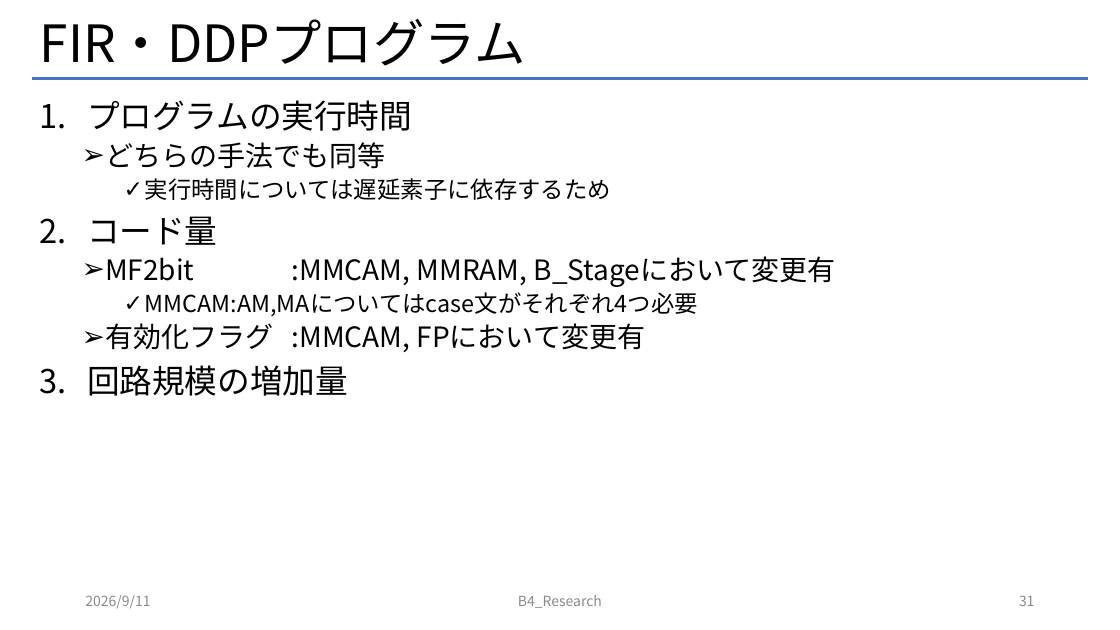
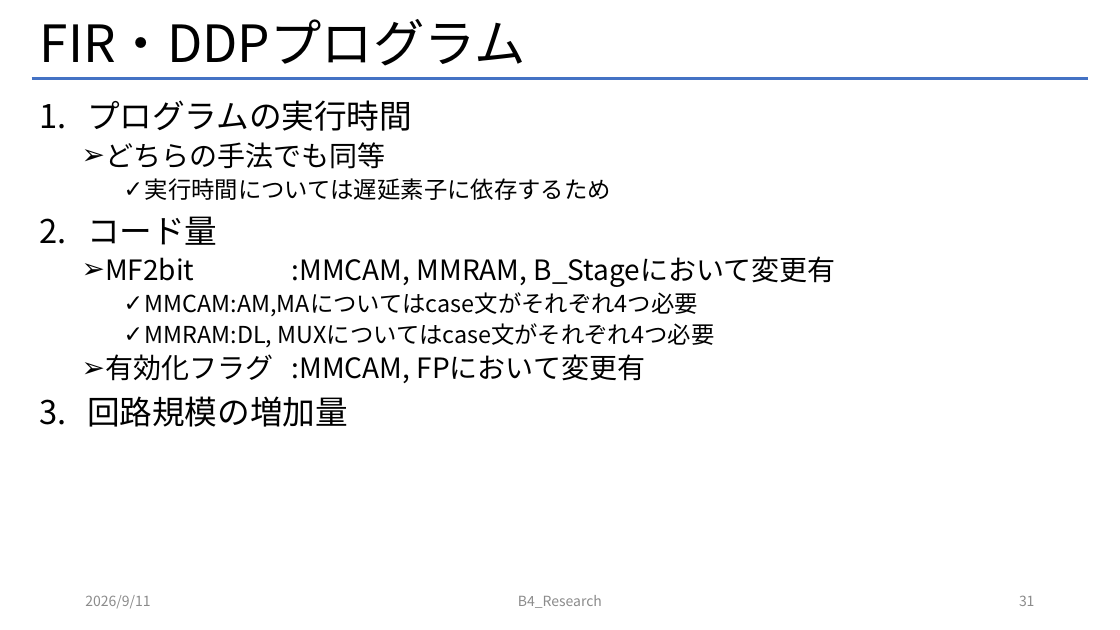
Before and after one commit to Mattya009/SuperScalar_DDP, a slide deck: slide 31 of DDP_SuperScalar.pptx. Drawn at 1120x630 pixels with LibreOffice and Linux fonts; fonts in the diff are those of the drawing. Boxes give left, top, right and bottom in pixels: in the first picture for what was removed or moved away, otherwise in the second. Text is boxed around its words. In the diff, an @@ line names an element or a change of style, - is before the commit and + after.

Commit message:
MMRAM,B_Stageを変更 2bit_MFにあるように変更

```diff
--- a/DDP_SuperScalar.pptx
+++ b/DDP_SuperScalar.pptx
@@ text at box(145, 323, 715, 347): paragraph added @@
+    ✓ MMRAM:DL, MUXについてはcase文がそれぞれ4つ必要
```
Also in this commit, not shown: 4 other files.
